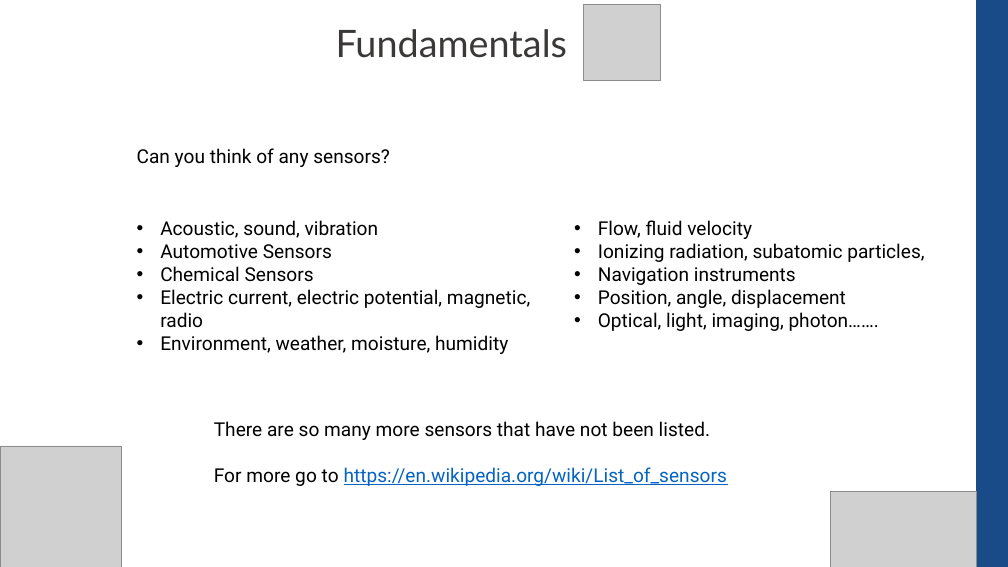
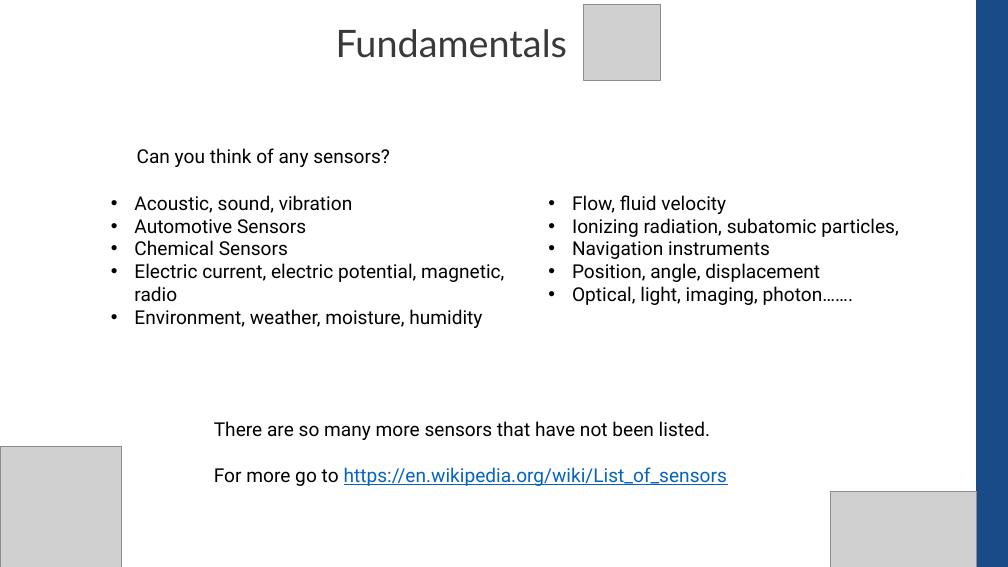
Before and after one commit to CompEng0001/IoT-and-Our-Schools-Environments-for-Education, a slide deck: slide 3 of Lessons/Sensors_101.pptx. Drawn at 1008x567 pixels with LibreOffice and Linux fonts; fonts in the diff are those of the drawing; grey boxes stand for pictures. Boxes give left, top, right and bottom in pixels: in the first picture for what was removed or moved away, otherwise in the second. Text is boxed around its words. In the diff, an @@ line names an element or a change of style, - is before the commit and + after.

```diff
--- a/Lessons/Sensors_101.pptx
+++ b/Lessons/Sensors_101.pptx
@@ text "Acoustic, sound, vibration": place and size @@
-text "Acoustic, sound, vibration" at [160,220,924,354]
+text "Acoustic, sound, vibration" at [134,195,898,328]
```
Also in this commit, not shown: 2 other slides changed, 2 slides added, 1 slide removed.
